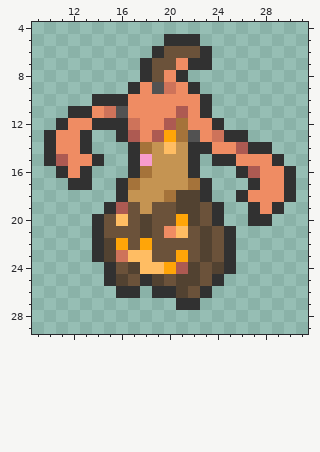
Two states of a pixel-art sprite, images/icons/pokemon/711-small.png. The first picture shows the starting point.
The file is 40x30 pixels. Shown: x 9..31, y 4..29.
The result:
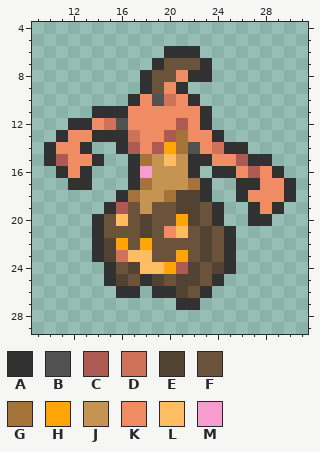
Palette (. is transparent): A #313131  B #525252  C #ad5a52  D #ce735a  E #524231  F #6b523a  G #a5733a  H #ffa508  J #c59452  K #ef8c63  L #ffbd63  M #f79cce
What changed:
@@ x 9..31 @@
  4 .......................
- 5 ...........AAA.........
- 6 ..........AFFFA........
- 7 .........AFFKAA........
- 8 .........AFKA..........
- 9 ........AKBDKA.........
-10 .....AAAKKKKKKA........
-11 ...AAKDBKKKKCKA........
-12 ..AKKAAADKKCGKKA.......
-13 .AKKA..ACKCHGBKDAA.....
-14 .AKKA...AGJLJAAKKCAA...
-15 .ACKKA..AMJJJA.AAKKKA..
-16 ..AKA...AGJJJA...ACKKA.
-17 ...AA..AGJJJJGA...AKKA.
-18 .......AJJJGEEA..AKKKA.
+ 5 .......................
+ 6 ...........AAA.........
+ 7 ..........AFFFA........
+ 8 .........AFFKAA........
+ 9 .........AFKA..........
+10 ........AKBDKA.........
+11 .....AAAKKKKKKA........
+12 ...AAKDBKKKKCKA........
+13 ..AKKAAADKKCGKKA.......
+14 .AKKA..ACKCHGBKDAA.....
+15 .ACKKA..AGJLJAAKKCAA...
+16 ..AKA...AMJJJA.AAKCKA..
+17 ...AA...AGJJJGA..AAKKA.
+18 .......AGJJGEEA..AKKKA.
 19 ......ACFJFFEEFA..AKA..
Boxes around the changes in both pictures, in picture pixels (x1, y1, x2, y2):
changed: (44, 34, 296, 202)
